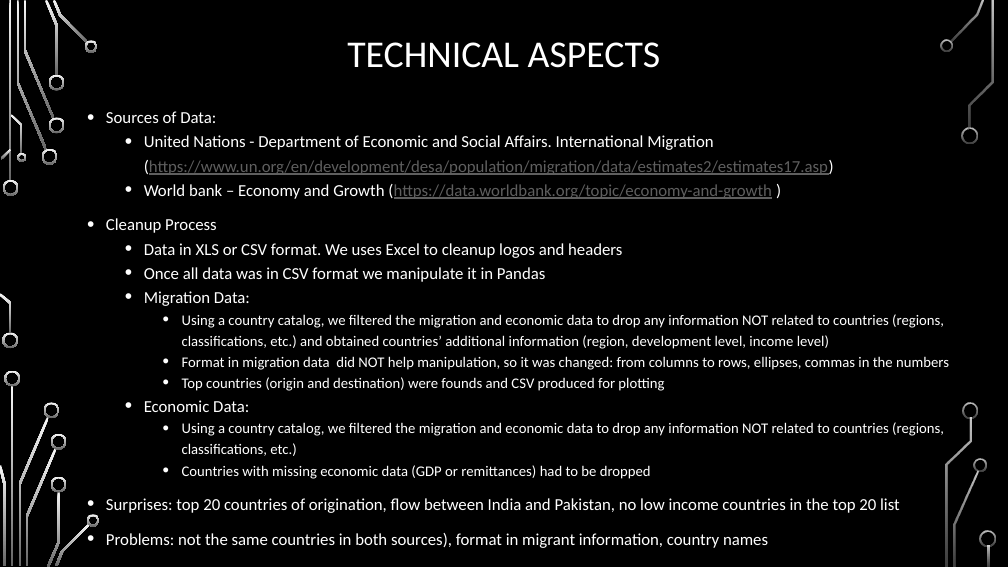
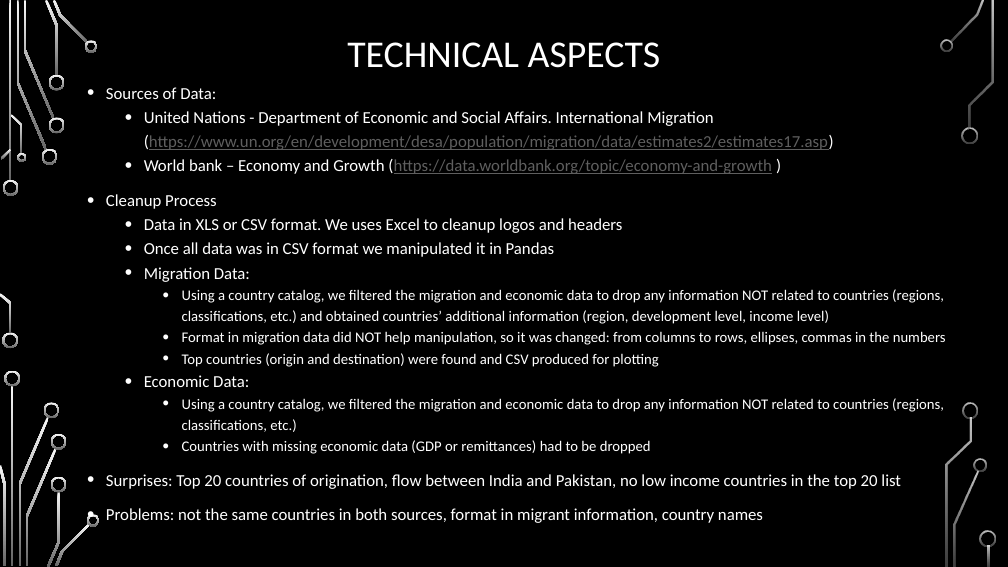
Before and after one commit to nithiye/Project-Guru, a slide deck: slide 13 of IMPACT OF MIGRATION ON GDP.pptx. Drawn at 1008x567 pixels with LibreOffice and Linux fonts; fonts in the diff are those of the drawing; background and template pictures are left out. Boxes give left, top, right and bottom in pixels: in the first picture for what was removed or moved away, otherwise in the second. Text is boxed around its words. In the diff, an @@ line names an element or a change of style, - is before the commit and + after.

```diff
--- a/IMPACT OF MIGRATION ON GDP.pptx
+++ b/IMPACT OF MIGRATION ON GDP.pptx
@@ text "Sources of Data:": place and size @@
-text "Sources of Data:" at (106,111,949,548)
+text "Sources of Data:" at (106,87,946,523)
@@ text at (144,242,554,257): text changed @@
-  • Once all data was in CSV format we manipulate it in Pandas
+  • Once all data was in CSV format we manipulated it in Pandas
@@ text at (182,353,659,367): text changed @@
-    • Top countries (origin and destination) were founds and CSV produced for plotting
+    • Top countries (origin and destination) were found and CSV produced for plotting
@@ text at (106,474,901,523): text changed @@
-• Surprises: top 20 countries of origination, flow between India and Pakistan, no low income countries in the top 20 list
-• Problems: not the same countries in both sources), format in migrant information, country names
+• Surprises: Top 20 countries of origination, flow between India and Pakistan, no low income countries in the top 20 list
+• Problems: not the same countries in both sources, format in migrant information, country names
```
Also in this commit, not shown: 10 other slides changed, 2 slides added, 3 slides removed.
